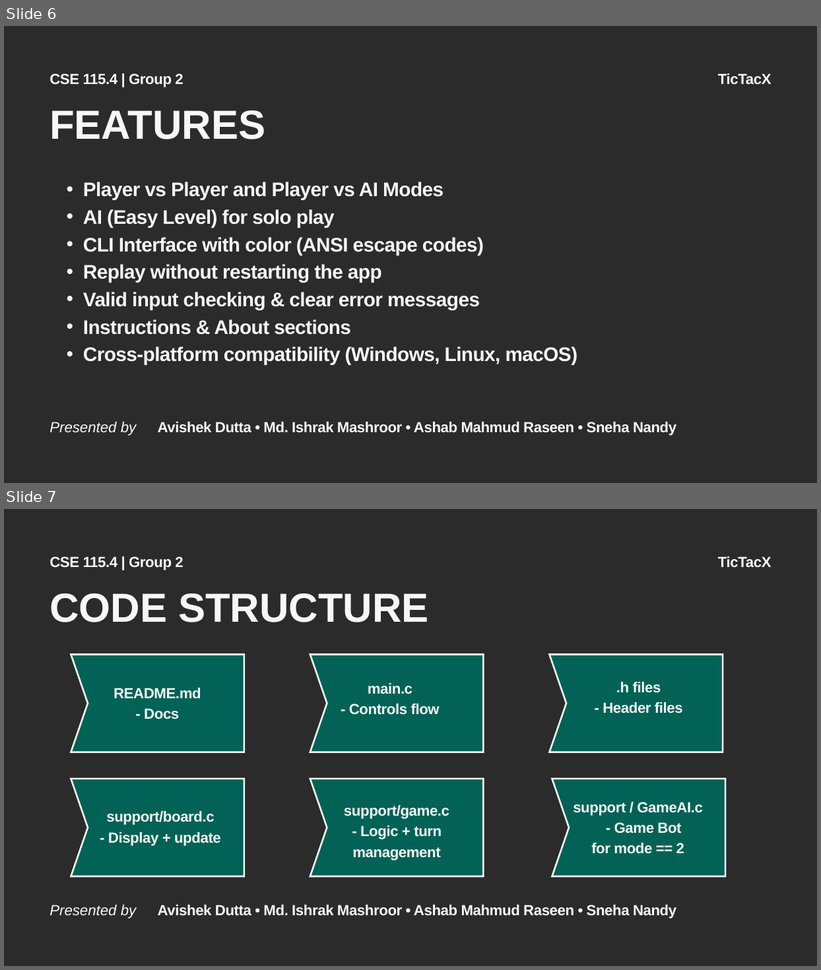
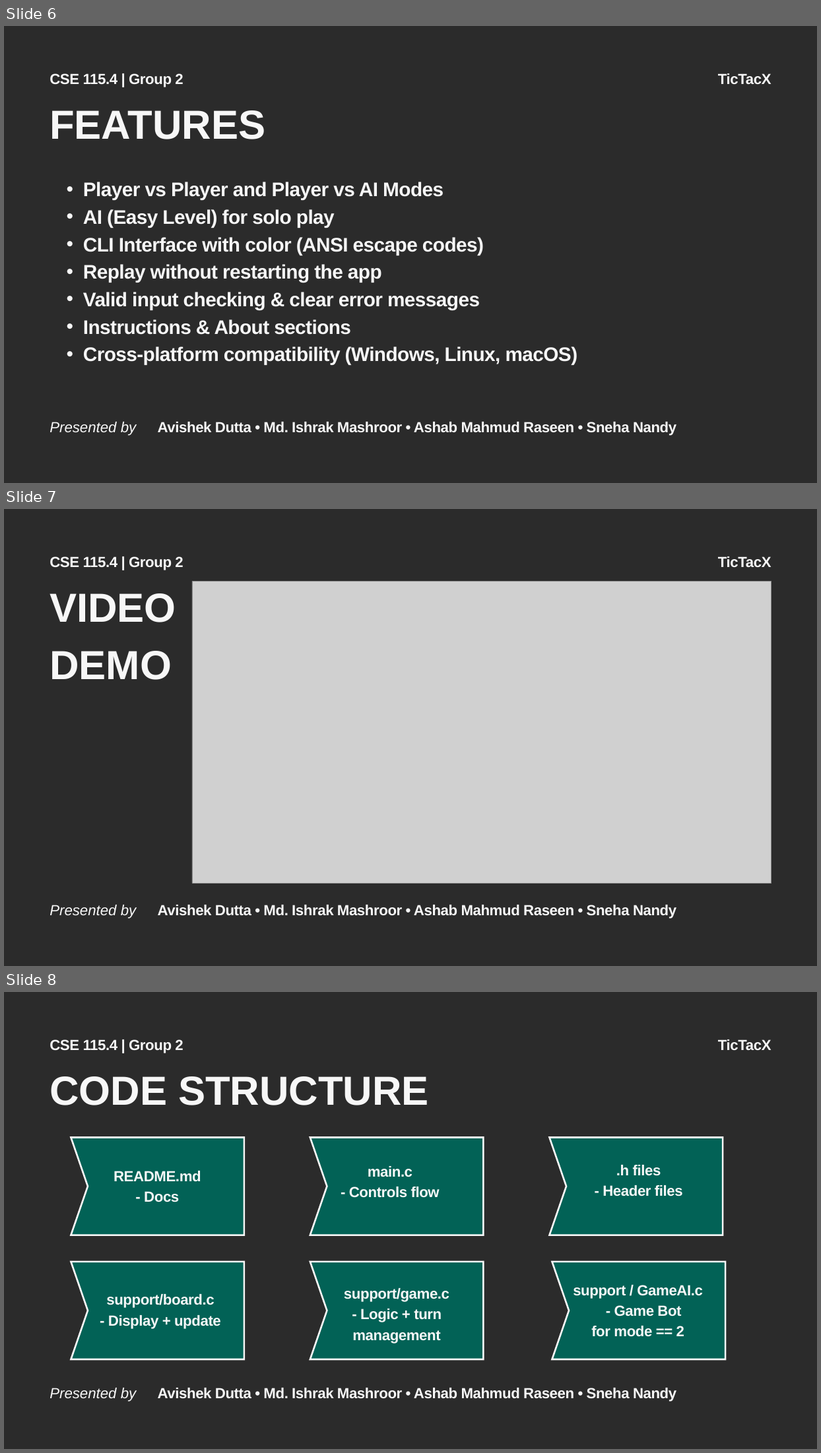
Before and after one commit to tyroruyk/tictacx, a slide deck: others/TicTacX.pptx. Shown one above the other, each under a label of ours: slides 6 and 7 before the commit, slides 6, 7 and 8 after it. The pictures are 821x970 and 821x1453 pixels, drawn with LibreOffice and Linux fonts; fonts in the diff are those of the drawing; grey boxes stand for pictures; background and template pictures are left out; a plain dark background stands for a picture behind light text. Boxes give left, top, right and bottom in pixels: in the first picture for what was removed or moved away, otherwise in the second. Text is boxed around its words. In the diff, an @@ line names an element or a change of style, - is before the commit and + after.

Commit message:
VIDEO

```diff
--- a/others/TicTacX.pptx
+++ b/others/TicTacX.pptx
@@ slide 7 added at (x1=4, y1=509, x2=817, y2=966), background picture (left out); not listed: 1 template element that a slide beside it also shows @@
@@ text added at (x1=718, y1=557, x2=772, y2=567), 26 pt, text #F7F7F7, bold @@
+TicTacX
@@ picture added at (x1=192, y1=582, x2=771, y2=883) @@
@@ text added at (x1=50, y1=593, x2=176, y2=680), 72 pt, text #F7F7F7, bold @@
+VIDEO
+DEMO
@@ text added at (x1=50, y1=905, x2=136, y2=919), 26 pt, text #F7F7F7, italic @@
+Presented by
@@ text added at (x1=158, y1=905, x2=677, y2=919), 26 pt, text #F7F7F7, bold @@
+Avishek Dutta • Md. Ishrak Mashroor • Ashab Mahmud Raseen • Sneha Nandy
@@ what was slide 7 is now slide 8 @@
```
